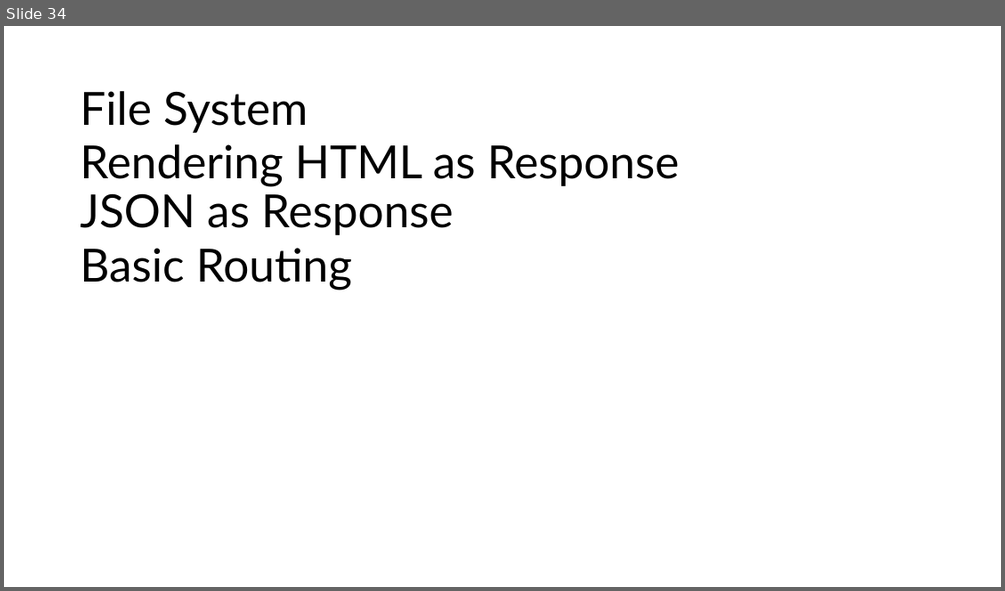
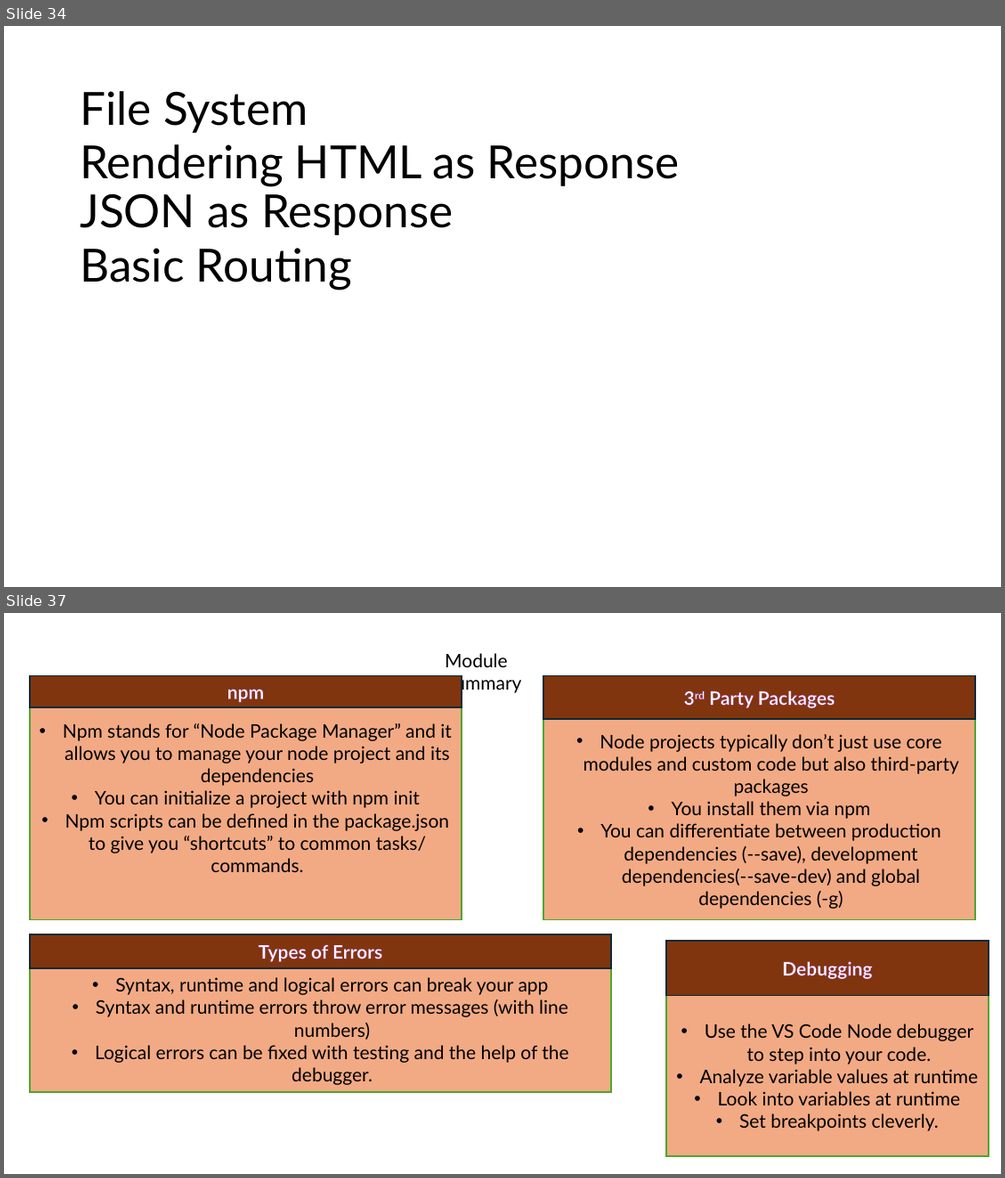
Before and after one commit to PiyushChaturvedii/Batch05, a slide deck: node/Nodejs.pptx. Shown one above the other, each under a label of ours: slide 34 before the commit, slides 34 and 37 after it; the slides between them are not shown. The pictures are 1005x591 and 1005x1178 pixels, drawn with LibreOffice and Linux fonts; fonts in the diff are those of the drawing. Boxes give left, top, right and bottom in pixels: in the first picture for what was removed or moved away, otherwise in the second. Text is boxed around its words. In the diff, an @@ line names an element or a change of style, - is before the commit and + after.

```diff
--- a/node/Nodejs.pptx
+++ b/node/Nodejs.pptx
@@ slide 37 added at (4,613,1001,1174), background #FFFFFF @@
@@ text added at (445,653,521,694), 18 pt, text #000000 @@
+Module Summary
@@ rectangle added at (30,676,461,919), fill #F2AA84, outline #4EA72E 1.5 pt, 18 pt, text #000000 @@
+• Npm stands for “Node Package Manager” and it allows you to manage your node project and its dependencies
+• You can initialize a project with npm init
+• Npm scripts can be defined in the package.json to give you “shortcuts” to common tasks/ commands.
@@ rectangle added at (30,676,461,707), fill #80350E, outline #092A39 1.5 pt, 18 pt, text #FFFFFF, bold @@
+npm
@@ rectangle added at (544,676,975,719), fill #80350E, outline #092A39 1.5 pt, 18 pt, text #FFFFFF, bold @@
+3rd Party Packages
@@ rectangle added at (544,719,975,919), fill #F2AA84, outline #4EA72E 1.5 pt, 18 pt, text #000000 @@
+• Node projects typically don’t just use core modules and custom code but also third-party packages
+• You install them via npm
+• You can differentiate between production dependencies (--save), development dependencies(--save-dev) and global dependencies (-g)
@@ rectangle added at (30,934,611,968), fill #80350E, outline #092A39 1.5 pt, 18 pt, text #FFFFFF, bold @@
+Types of Errors
@@ rectangle added at (666,941,989,995), fill #80350E, outline #092A39 1.5 pt, 18 pt, text #FFFFFF, bold @@
+Debugging
@@ rectangle added at (30,966,611,1093), fill #F2AA84, outline #4EA72E 1.5 pt, 18 pt, text #000000 @@
+• Syntax, runtime and logical errors can break your app
+• Syntax and runtime errors throw error messages (with line numbers)
+• Logical errors can be fixed with testing and the help of the debugger.
@@ rectangle added at (666,995,989,1156), fill #F2AA84, outline #4EA72E 1.5 pt, 18 pt, text #000000 @@
+• Use the VS Code Node debugger to step into your code.
+• Analyze variable values at runtime
+• Look into variables at runtime
+• Set breakpoints cleverly.
```
Also in this commit, not shown: 9 other slides added, 27 other files.
